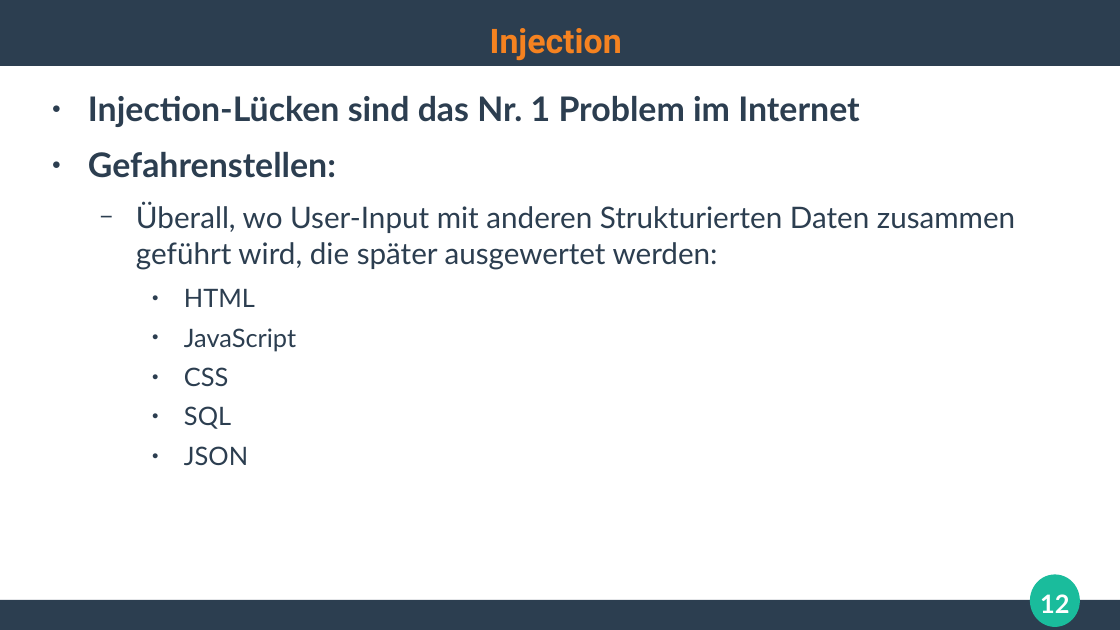
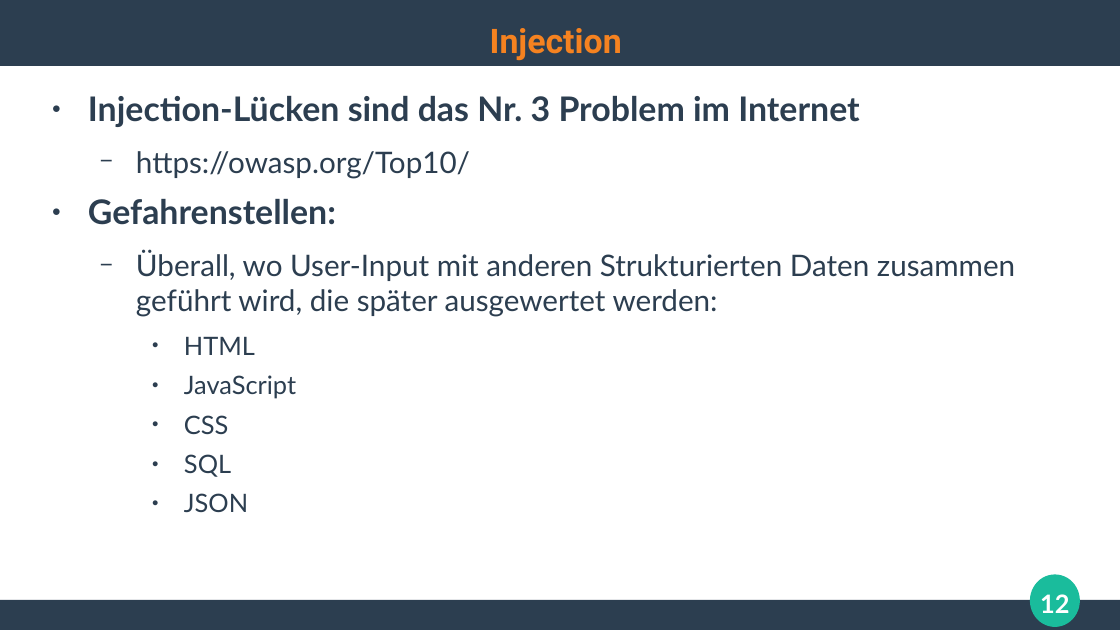
Before and after one commit to ghandmann/HS-AlbSig-WebAnwendungen2, a slide deck: slide 12 of Kapitel/06_WebSecurity.odp. Drawn at 1120x630 pixels with LibreOffice and Linux fonts; fonts in the diff are those of the drawing. Boxes give left, top, right and bottom in pixels: in the first picture for what was removed or moved away, otherwise in the second. Text is boxed around its words. In the diff, an @@ line names an element or a change of style, - is before the commit and + after.

```diff
--- a/Kapitel/06_WebSecurity.odp
+++ b/Kapitel/06_WebSecurity.odp
@@ text at (88,96,859,179): text changed @@
-● Injection-Lücken sind das Nr. 1 Problem im Internet
+● Injection-Lücken sind das Nr. 3 Problem im Internet
+  − https://owasp.org/Top10/
```
Also in this commit, not shown: 1 other slide changed.
